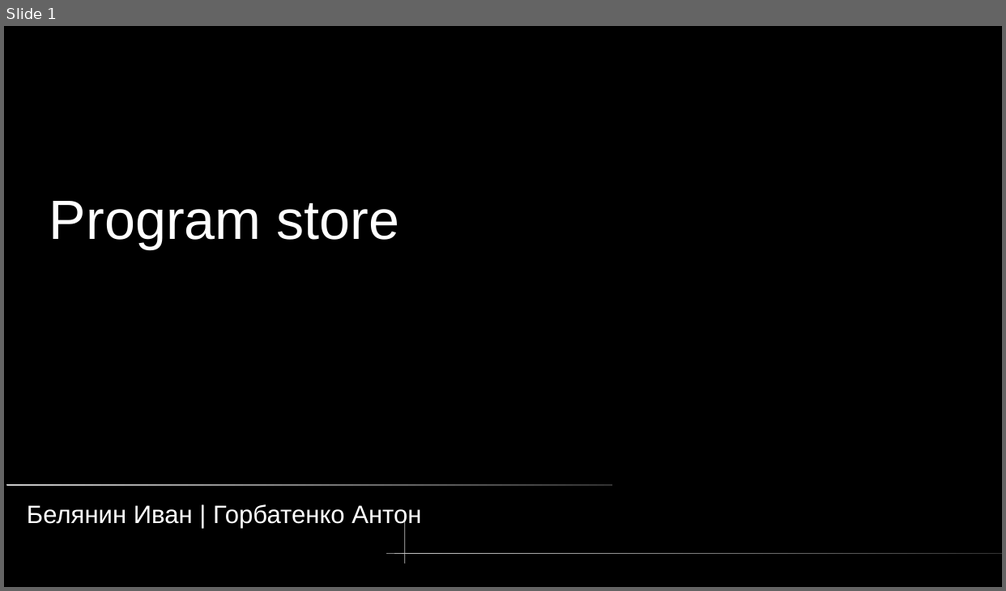
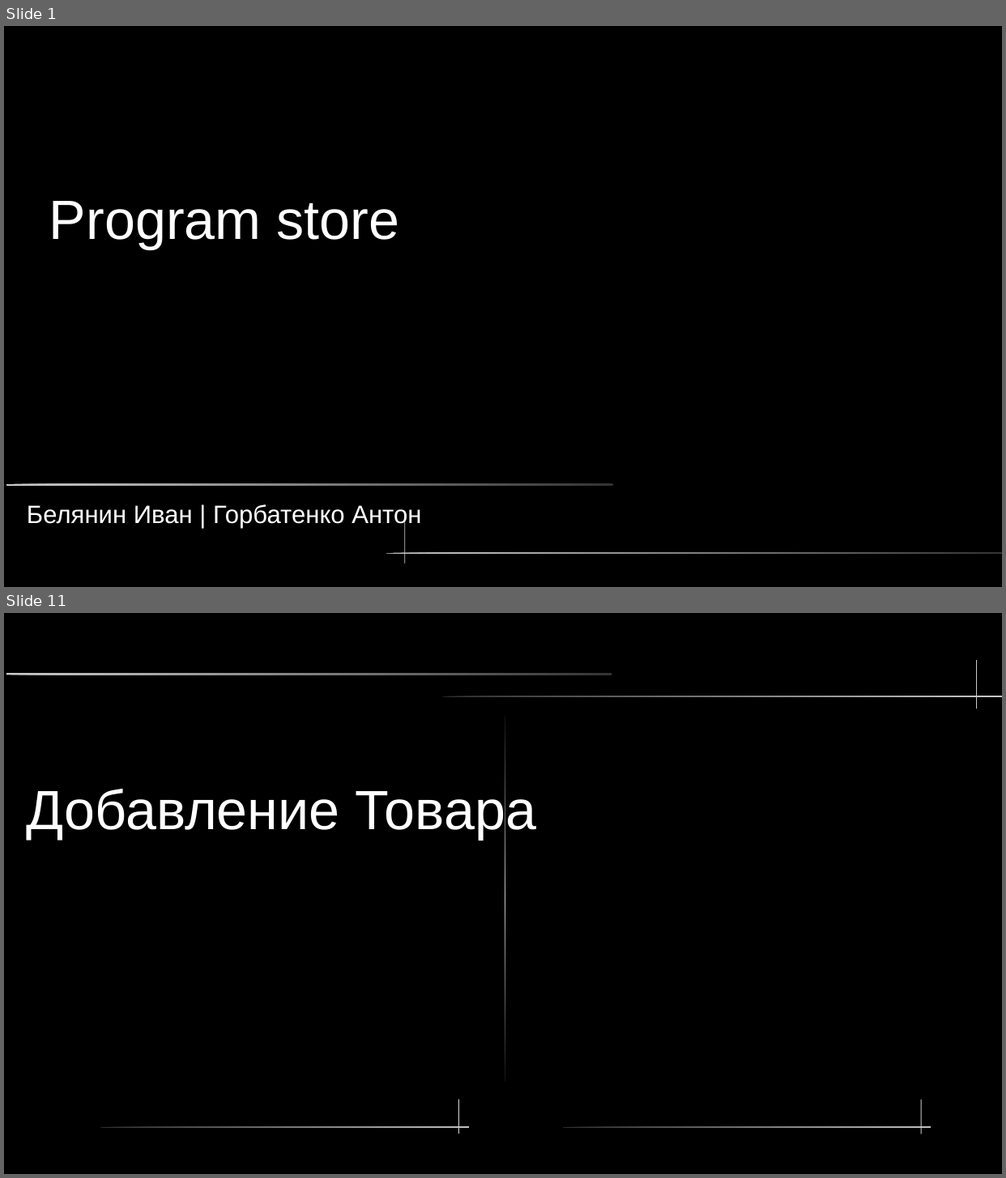
Before and after one commit to KrutyashBB/ProgramStore, a slide deck: info/PS_presentation.odp. Shown one above the other, each under a label of ours: slide 1 before the commit, slides 1 and 11 after it; the slides between them are not shown. The pictures are 1006x591 and 1006x1178 pixels, drawn with LibreOffice and Linux fonts; fonts in the diff are those of the drawing. Boxes give left, top, right and bottom in pixels: in the first picture for what was removed or moved away, otherwise in the second. Text is boxed around its words. In the diff, an @@ line names an element or a change of style, - is before the commit and + after.

```diff
--- a/info/PS_presentation.odp
+++ b/info/PS_presentation.odp
@@ slide 11 added at bbox=[4, 613, 1002, 1174], background #000000 @@
@@ freeform shape added at bbox=[977, 660, 978, 709], fill #CCCCCC @@
@@ freeform shape added at bbox=[6, 673, 612, 675], fill gradient #CCCCCC to #333333 @@
@@ freeform shape added at bbox=[443, 696, 1002, 697], fill gradient #333333 to #CCCCCC @@
@@ freeform shape added at bbox=[505, 715, 505, 1082], fill gradient #111111 to #CCCCCC @@
@@ text added at bbox=[27, 785, 537, 839], 44 pt, text #FFFFFF @@
+Добавление Товара
@@ freeform shape added at bbox=[458, 1099, 459, 1134], fill #CCCCCC @@
@@ freeform shape added at bbox=[922, 1100, 923, 1135], fill #CCCCCC @@
@@ freeform shape added at bbox=[101, 1127, 470, 1128], fill gradient #333333 to #CCCCCC @@
@@ freeform shape added at bbox=[563, 1127, 931, 1128], fill gradient #333333 to #CCCCCC @@
```
Also in this commit, not shown: 11 other slides changed, 6 other slides added, 3 slides removed, 3 other files.
